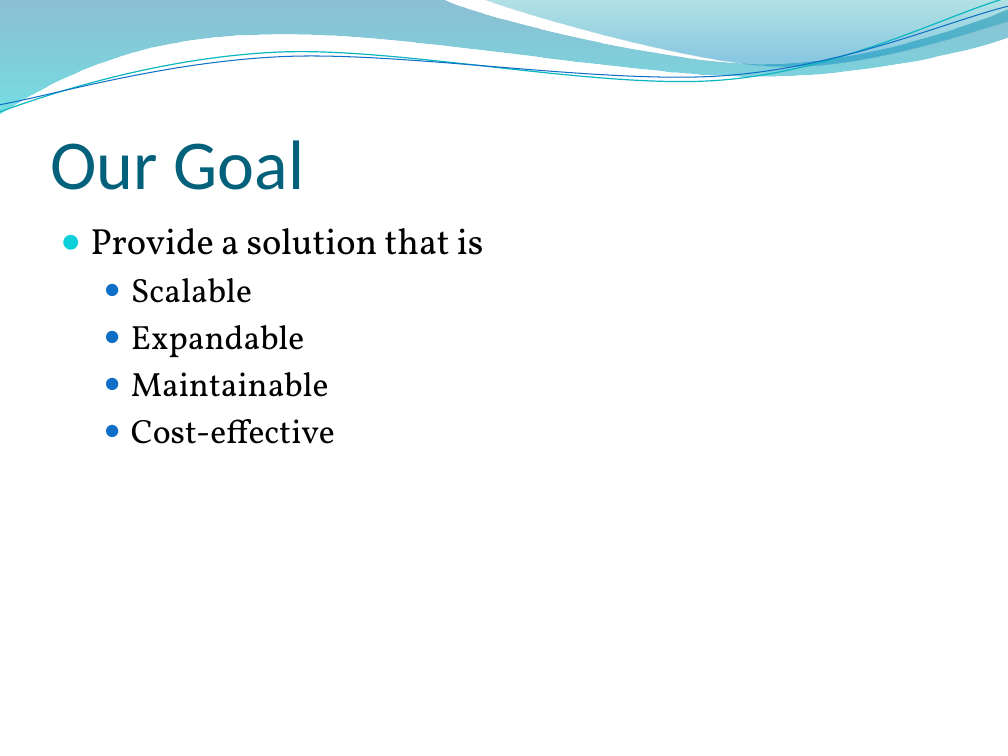
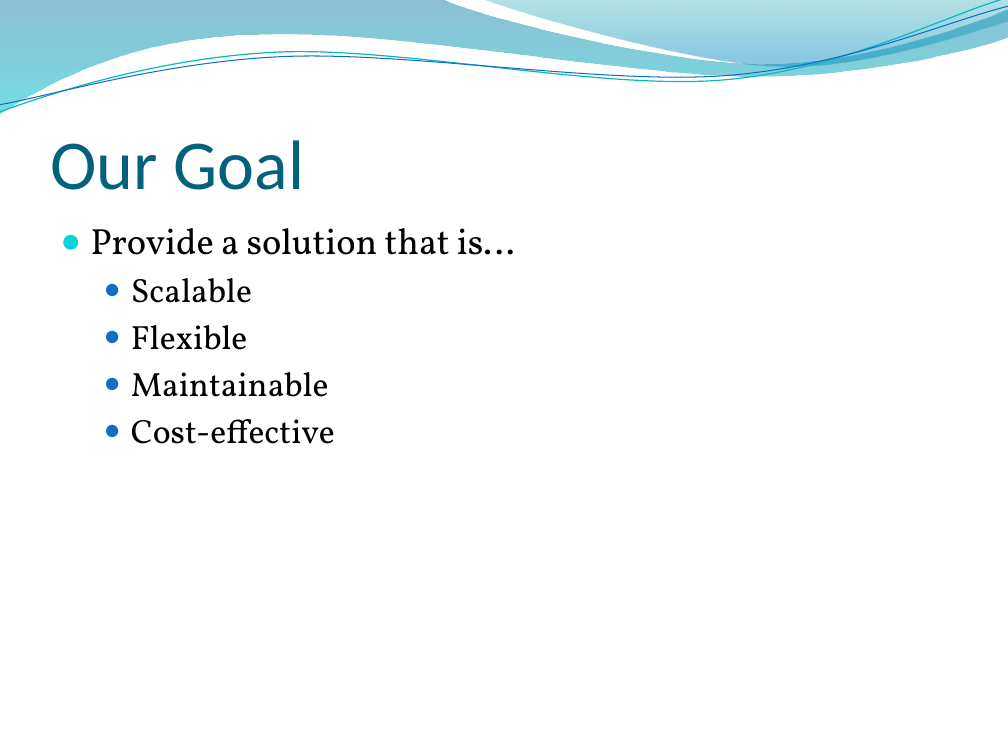
Before and after one commit to Wiles/asql_project, a slide deck: slide 2 of Presentation.pptx. Drawn at 1008x756 pixels with LibreOffice and Linux fonts; fonts in the diff are those of the drawing; background and template pictures are left out. Boxes give left, top, right and bottom in pixels: in the first picture for what was removed or moved away, otherwise in the second. Text is boxed around its words. In the diff, an @@ line names an element or a change of style, - is before the commit and + after.

```diff
--- a/Presentation.pptx
+++ b/Presentation.pptx
@@ text at <box>91,228,515,255</box>: text changed @@
-● Provide a solution that is
+● Provide a solution that is…
@@ text at <box>131,325,247,350</box>: text changed @@
-  ● Expandable
+  ● Flexible
```
Also in this commit, not shown: 1 other slide changed, 1 slide added.
